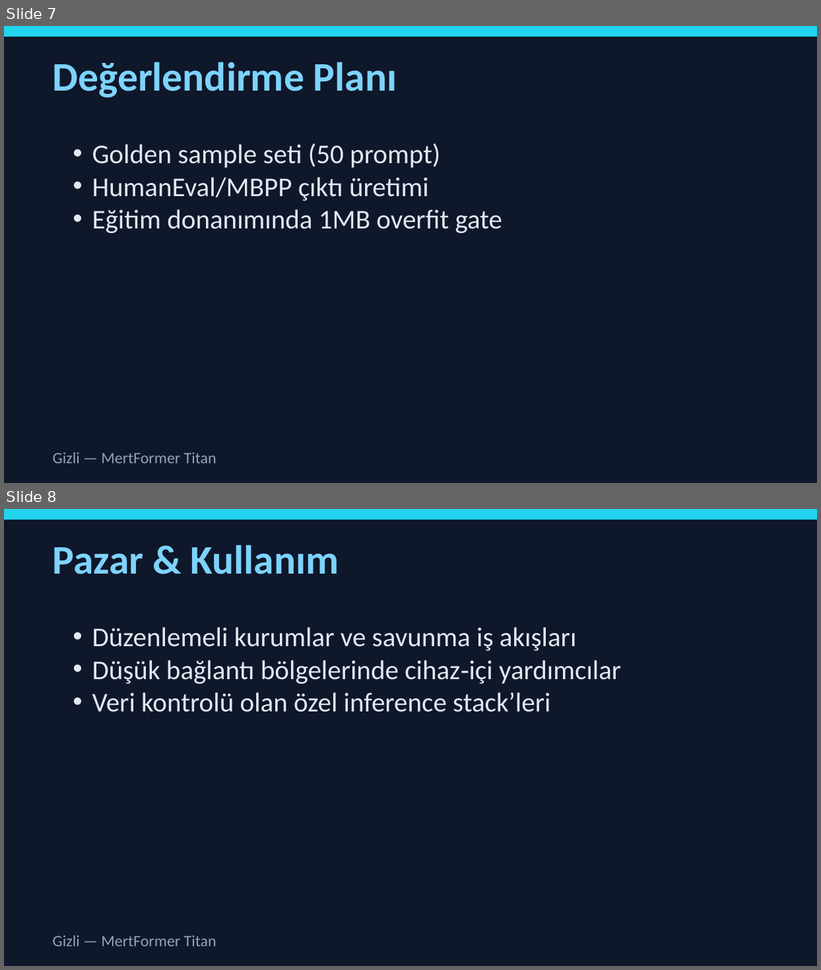
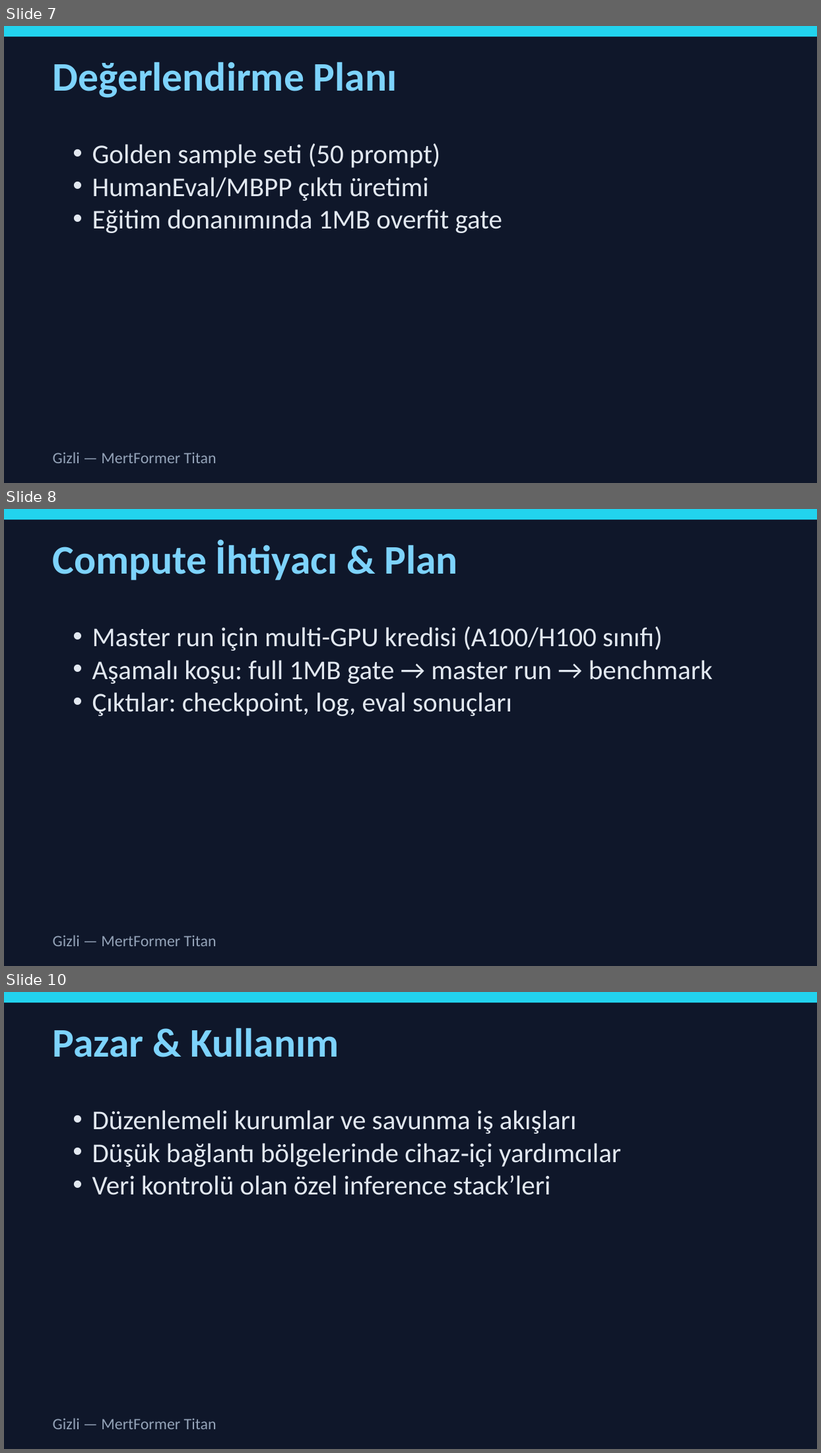
Before and after one commit to latentcore/mertformer-titan-core, a slide deck: reports/investor_deck_TR.pptx. Shown one above the other, each under a label of ours: slides 7 and 8 before the commit, slides 7, 8 and 10 after it; the slides between them are not shown. The pictures are 821x970 and 821x1453 pixels, drawn with LibreOffice and Linux fonts; fonts in the diff are those of the drawing. Boxes give left, top, right and bottom in pixels: in the first picture for what was removed or moved away, otherwise in the second. Text is boxed around its words. In the diff, an @@ line names an element or a change of style, - is before the commit and + after.

Commit message:
docs: add compute and pilot slides

```diff
--- a/reports/investor_deck_TR.pptx
+++ b/reports/investor_deck_TR.pptx
@@ slide 8 added at [4, 509, 817, 966], background #FFFFFF @@
@@ rectangle added at [4, 509, 817, 966], fill #0F172A @@
@@ rectangle added at [4, 509, 817, 520], fill #22D3EE @@
@@ text added at [53, 540, 458, 580], 36 pt, text #7DD3FC, bold @@
+Compute İhtiyacı & Plan
@@ text added at [92, 626, 713, 716], 24 pt, text #E2E8F0 @@
+• Master run için multi-GPU kredisi (A100/H100 sınıfı)
+• Aşamalı koşu: full 1MB gate → master run → benchmark
+• Çıktılar: checkpoint, log, eval sonuçları
@@ text added at [53, 935, 217, 947], 14 pt, text #94A3B8 @@
+Gizli — MertFormer Titan
@@ what was slide 8 is now slide 10 @@
```
Also in this commit, not shown: 1 other slide added, 2 other files.
